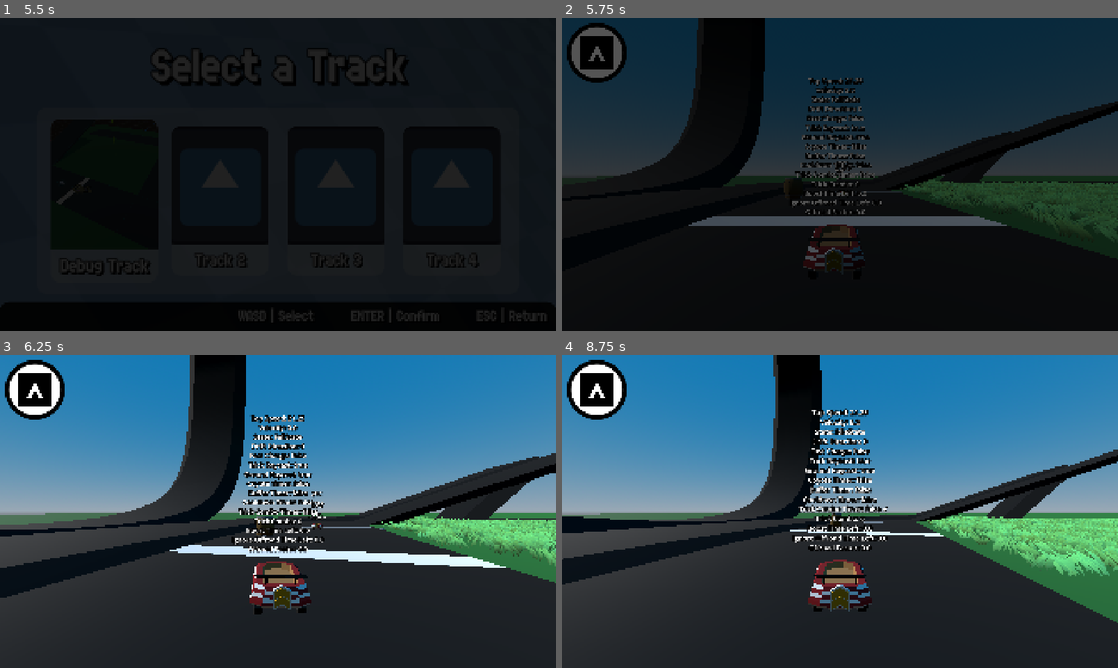
Above: before the commit, frames 1-4 (two rows, left to right).
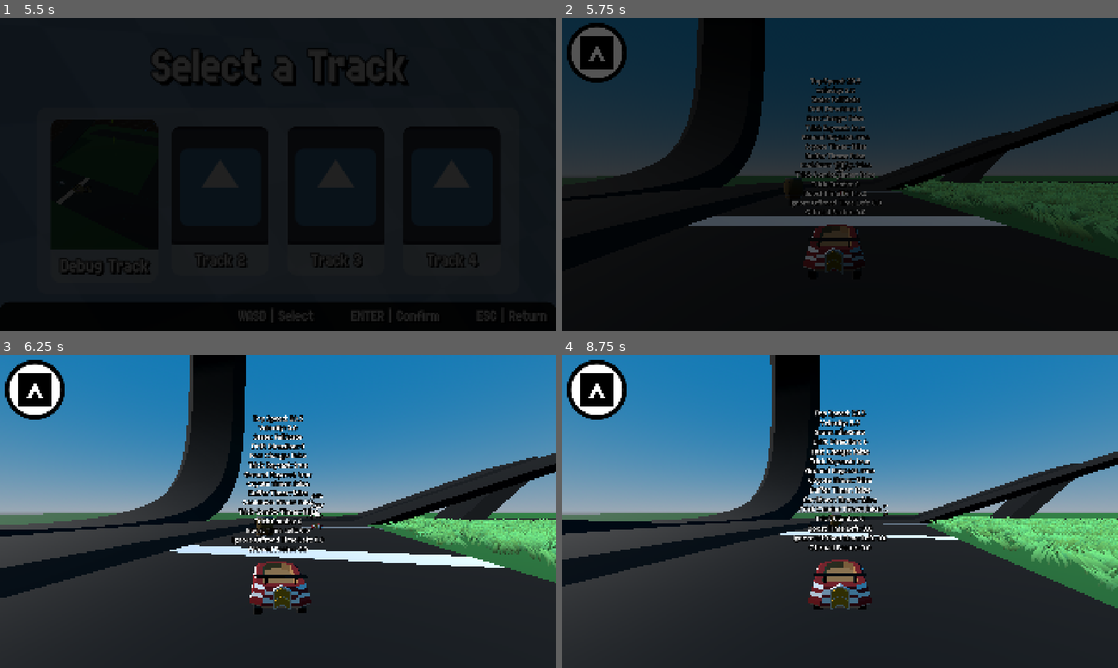
Above: after the commit, the same moments.

Repository: CISC-486-Game-Development-Project/cisc-486-game-development-project
Game: Godot game, scene res://Scenes/Menus/TitleScreen/title_screen.tscn
The game is run twice, just before and just after one commit, with the same random seed, the same clock (stepped at 60 frames per second) and the same inputs. The engine's default icon, where the game draws it, is replaced by a stand-in: a white triangle on a blue panel in a dark square. Sound files missing from this copy of the repository are replaced by a short silence.
Inputs (mouse positions are in pixels of both pictures, inside the frame that each line leads up to):
- Up to frame 1 (5.5 s): tap Enter (ui_accept) at 0.5, 0.77 s; move the mouse to (400, 158) at 0.52 s; hold D (Right) 0.53-1.25 s; tap Down (CameraDown) at 0.6 s; click (400, 158) at 0.67 s; drag from (166, 190) to (250, 237) at 1.27 s; click "Singleplayer" at 2 s; move the mouse to (333, 105) at 2.77 s; hold D (Right) 2.78-3.5 s; tap Right (CameraRight) at 2.85 s; click (344, 118) at 3.5 s; drag from (250, 237) to (111, 127) at 4.27 s; click (105, 199) at 5 s
- Up to frame 2 (5.75 s): no input
- Up to frame 3 (6.25 s): move the mouse to (444, 558) at 5.77 s; hold A (Left) from 5.78 s (still down); tap P (Drift) at 5.85 s; tap Enter (ui_accept) at 6.02 s
- Up to frame 4 (8.75 s): release A (Left) at 6.5 s; drag from (673, 464) to (756, 433) at 6.52 s; move the mouse to (867, 511) at 7.27 s; hold S (Backward) 7.28-8 s; tap R (ReverseCamera) at 7.35 s; click (867, 511) at 7.42 s; drag from (756, 433) to (728, 527) at 8.02 s

Frame 1 is identical in both runs. In frame 2, 0.2% of the frame differs, in the area x 44-55%, y 19-57%; in frame 3, 1.5%; in frame 4, 7.8%, in the area x 0-100%, y 0-86%.

Commit message:
Stat Calculation & Handling / Drift Rework
Bug fixed where drifting at high speeds greatly increased turn angle. Handling now feels more like it should and stat calculations go off multipliers and base values rather than magic numbers.

Still needs more playtesting to fine tune the stat curves.

Diff:
--- a/Entities/Kart3D/kart_3d.gd
+++ b/Entities/Kart3D/kart_3d.gd
@@ -7,22 +7,22 @@
 @export var input_handler: InputHandler ## The input handler for controlling the kart.
 
 @export_group("Driving")
-@export_custom(PROPERTY_HINT_NONE, "suffix:m/s") var top_speed: float ## Defines the top speed.
-@export_custom(PROPERTY_HINT_NONE, "suffix:m/s") var top_reverse_speed: float ## Defines the top speed when reversing.
-@export_custom(PROPERTY_HINT_NONE, "suffix:m/s/s") var acceleration: float ## Defines the rate of acceleration.
-@export_custom(PROPERTY_HINT_NONE, "suffix:m/s") var boost_speed: float  ## Defines the top speed when boosting.
-@export_custom(PROPERTY_HINT_NONE, "suffix:m/s/s") var boost_acceleration: float ## Defines the rate of acceleration when boosting.
+@export_custom(PROPERTY_HINT_NONE, "suffix:m/s") var base_top_speed: float ## Defines the base top speed.
+@export_custom(PROPERTY_HINT_NONE, "suffix:m/s") var base_top_reverse_speed: float ## Defines the base top speed when reversing.
+@export_custom(PROPERTY_HINT_NONE, "suffix:m/s/s") var base_acceleration: float ## Defines the base rate of acceleration.
+@export_custom(PROPERTY_HINT_NONE, "suffix:m/s") var base_boost_speed: float  ## Defines the base top speed when boosting.
+@export_custom(PROPERTY_HINT_NONE, "suffix:m/s/s") var base_boost_acceleration: float ## Defines the base rate of acceleration when boosting.
 @export var roll_friction: float = 0.8 ## Defines the intensity of the friction acting against the forward momentum.
 @export var trick_speed_threshold: float = 10.0 ## Defines the minimum speed required to trick while driving.
 @export var air_trick_speed_threshold: float = 4.0 ## Defines the minimum speed required to air trick while falling.
 
 @export_group("Steering")
-@export_custom(PROPERTY_HINT_NONE, "suffix:degrees") var max_steering_angle_slow: float = 10.0 ## Defines the maximum steering angle, should be higher when going slow.
-@export_custom(PROPERTY_HINT_NONE, "suffix:degrees") var max_steering_angle_fast: float = 5.0 ## Defines the maximum steering angle, should be lower when going fast.
-@export_custom(PROPERTY_HINT_NONE, "suffix:degrees/s") var handbrake_steering_velocity: float = 45.0 ## Defines the speed of handbrake steering (turning while very slow).
-@export_custom(PROPERTY_HINT_NONE, "suffix:degrees/s") var air_steering_velocity: float = 40.0 ## Defines the speed of mid-air steering.
+@export_custom(PROPERTY_HINT_NONE, "suffix:degrees") var base_max_steering_angle_slow: float ## Defines the base maximum steering angle, should be higher when going slow.
+@export_custom(PROPERTY_HINT_NONE, "suffix:degrees") var base_max_steering_angle_fast: float ## Defines the base maximum steering angle, should be lower when going fast.
+@export_custom(PROPERTY_HINT_NONE, "suffix:degrees/s") var base_handbrake_steering_velocity: float ## Defines the base speed of handbrake steering (turning while very slow).
+@export_custom(PROPERTY_HINT_NONE, "suffix:degrees/s") var base_air_steering_velocity: float ## Defines the base speed of mid-air steering.
 @export_custom(PROPERTY_HINT_NONE, "suffix:m") var wheel_base: float = 1.5 ## The diameter of the wheels.
-@export var drift_steering_multiplier: float = 1.2 ## The factor by which steer direction is multiplied while drifting.
+@export var drift_steering_multiplier: float = 1.5 ## The factor by which steer direction is multiplied while drifting.
 
 @export_group("Offroad Factors") # How much the kart will be affected by the terrain (top speed and accel.)
 @export var offroad_factor_paved: float = 0.0
@@ -56,9 +56,22 @@
 @onready var debug_label_3d: Label3D = $DebugLabel3D
 
 # Internal Vars
+# Components
 var wheels: Array[Wheel] ## The array of Wheel objects attaced to this kart.
 var hitbox: Hitbox ## The hitbox of this kart.
 
+# Stats
+var top_speed: float ## Defines the top speed.
+var top_reverse_speed: float ## Defines the top speed when reversing.
+var acceleration: float ## Defines the rate of acceleration.
+var boost_speed: float ## Defines the top speed when boosting.
+var boost_acceleration: float ## Defines the rate of acceleration when boosting.
+var max_steering_angle_slow: float ## Defines the maximum steering angle, should be higher when going slow.
+var max_steering_angle_fast: float ## Defines the maximum steering angle, should be lower when going fast.
+var handbrake_steering_velocity: float ## Defines the speed of handbrake steering (turning while very slow).
+var air_steering_velocity: float ## Defines the speed of mid-air steering.
+
+# Requests
 var steer_request: float ## Steering intensity request to be set by an input_manager.
 var pitch_request: float ## Pitch intensity request to be set by an input_manager. (Entirely aesthetic)
 var accel_request: float ## Acceleration intensity request to be set by an input_manager.
@@ -184,7 +197,8 @@
 	# Default angle to when in mid-air
 	var angular_velocity: float = deg_to_rad(air_steering_velocity * steering)
 
-	var max_steering_angle = lerp(max_steering_angle_slow, max_steering_angle_fast, clamp(horizonal_speed / top_speed, 0.0, 1.0))
+	var max_steering_angle = 1.0 / lerpf(1.0 / max_steering_angle_slow, 1.0 / max_steering_angle_fast, pow(maxf(horizonal_speed, 0.0) / top_speed, 1.5))
+	#var max_steering_angle = lerp(max_steering_angle_slow, max_steering_angle_fast, clamp(horizonal_speed / top_speed, 0.0, 1.0))
 	var avg_steering_angle = lerp(max_steering_angle_slow, max_steering_angle_fast, 1.0)
 
 	# Calculate angular_velocity when not mid-air
@@ -312,21 +326,27 @@
 ## Sets the stats of the kart based on kart stats and current terrain conditions.
 func set_stats() -> void:
 	## Stat Formulae
+	var speed_mult: float = 0.9 + 0.05 * kart_stats.base_speed       # 0 = 0.9 | 5 = 1.15
+	var accel_mult: float = 0.8 + 0.1 * kart_stats.base_acceleration # 0 = 0.8 | 5 = 1.30
+	var boost_mult: float = 1.4 + 0.05 * kart_stats.base_boost       # 0 = 1.4 | 5 = 1.65 (multiplied by top_speed)
+	var handling_mult: float = 0.8 + 0.1 * kart_stats.base_handling  # 0 = 0.8 | 5 = 1.3
+
 	# Speed
-	top_speed = (20.0 + (kart_stats.base_speed / 2)) * (1 - offroad_factor)
-	top_reverse_speed = (8.0 + (kart_stats.base_speed / 2)) * (1 - offroad_factor)
+	top_speed = base_top_speed * speed_mult * (1 - offroad_factor)
+	top_reverse_speed = base_top_reverse_speed * speed_mult * (1 - offroad_factor)
 
 	# Acceleration
-	acceleration = (12.0 + (kart_stats.base_acceleration * 2)) * (1 - offroad_factor)
+	acceleration = base_acceleration * accel_mult * (1 - offroad_factor)
 
 	# Boost
-	boost_speed = (top_speed * 1.5) + (kart_stats.base_boost * 1.5)
+	boost_speed = top_speed * boost_mult
+	boost_acceleration = max(base_boost_acceleration, acceleration)
 
 	# Handling
-	max_steering_angle_slow = 8.0 + (kart_stats.base_handling / 2)
-	max_steering_angle_fast = 3.0 + (kart_stats.base_handling / 2)
-	handbrake_steering_velocity = 45.0 + kart_stats.base_handling
-	air_steering_velocity = 40.0 + kart_stats.base_handling
+	max_steering_angle_slow = base_max_steering_angle_slow * handling_mult
+	max_steering_angle_fast = base_max_steering_angle_fast * handling_mult
+	handbrake_steering_velocity = base_handbrake_steering_velocity * handling_mult
+	air_steering_velocity = base_air_steering_velocity * handling_mult
 
 #####################
 ## Trick Functions ##
--- a/Entities/Kart3D/kart_3d.tscn
+++ b/Entities/Kart3D/kart_3d.tscn
@@ -260,11 +260,15 @@
 floor_max_angle = 1.2217305
 script = ExtResource("1_q7q2k")
 kart_stats = ExtResource("2_q7q2k")
-top_speed = 20.0
-top_reverse_speed = 8.0
-acceleration = 20.0
-boost_speed = 30.0
-boost_acceleration = 50.0
+base_top_speed = 20.0
+base_top_reverse_speed = 8.0
+base_acceleration = 12.0
+base_boost_speed = 30.0
+base_boost_acceleration = 50.0
+base_max_steering_angle_slow = 8.0
+base_max_steering_angle_fast = 4.0
+base_handbrake_steering_velocity = 45.0
+base_air_steering_velocity = 40.0
 trick_sfx = Array[AudioStream]([ExtResource("3_7apc5"), ExtResource("4_q7q2k"), ExtResource("5_3khwq"), ExtResource("6_0767e"), ExtResource("7_mehc1"), ExtResource("8_8lscg")])
 
 [node name="KartModel" type="Node3D" parent="." unique_id=510578739]
